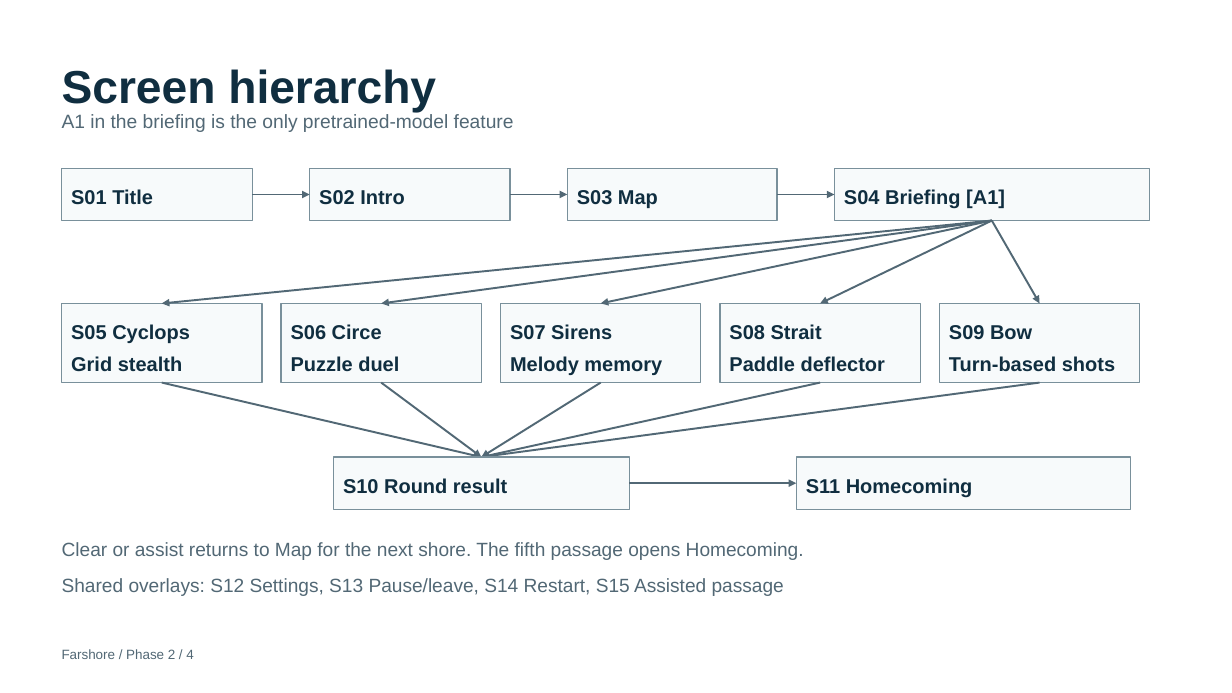
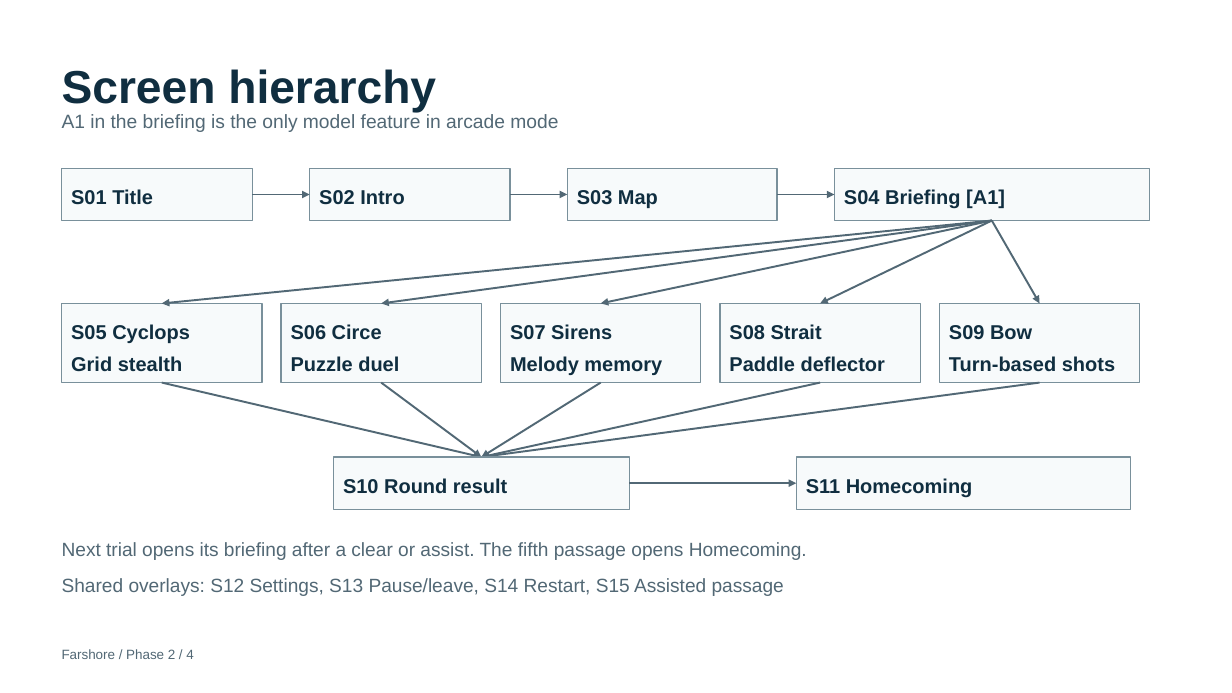
Before and after one commit to RavangDai/Farshore, a slide deck: slide 4 of Farshore Context and Assisment/docs/assignment/phase2-arcade/Farshore-Phase-2-Arcade-Presentation.pptx. Drawn at 1232x693 pixels with LibreOffice and Linux fonts; fonts in the diff are those of the drawing. Boxes give left, top, right and bottom in pixels: in the first picture for what was removed or moved away, otherwise in the second. Text is boxed around its words. In the diff, an @@ line names an element or a change of style, - is before the commit and + after.

```diff
--- a/Farshore Context and Assisment/docs/assignment/phase2-arcade/Farshore-Phase-2-Arcade-Presentation.pptx
+++ b/Farshore Context and Assisment/docs/assignment/phase2-arcade/Farshore-Phase-2-Arcade-Presentation.pptx
@@ text at box(62, 114, 558, 132): text changed @@
-A1 in the briefing is the only pretrained-model feature
+A1 in the briefing is the only model feature in arcade mode
@@ text at box(62, 542, 807, 560): text changed @@
-Clear or assist returns to Map for the next shore. The fifth passage opens Homecoming.
+Next trial opens its briefing after a clear or assist. The fifth passage opens Homecoming.
```
Also in this commit, not shown: 4 other slides changed, 39 slides added, 25 other files.
